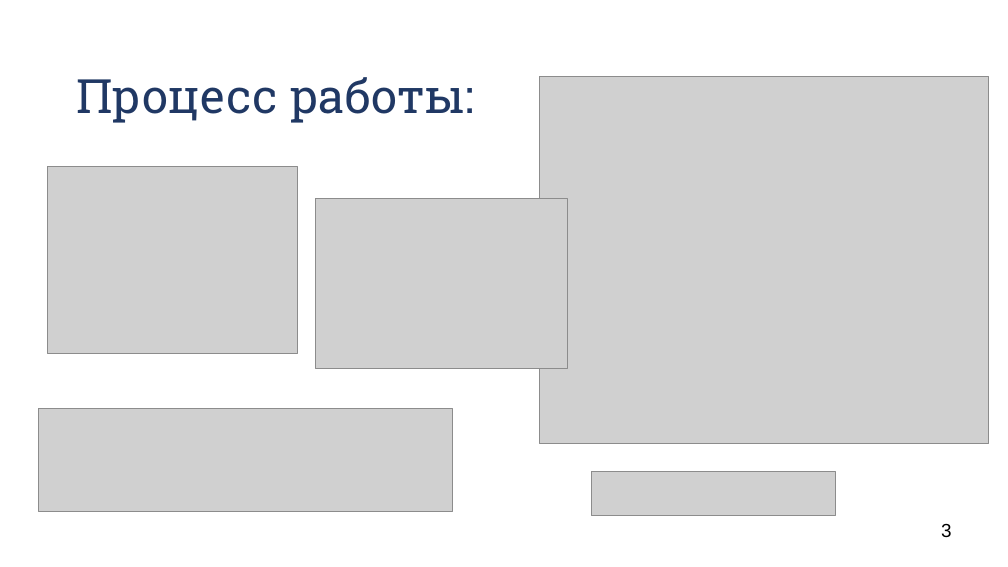
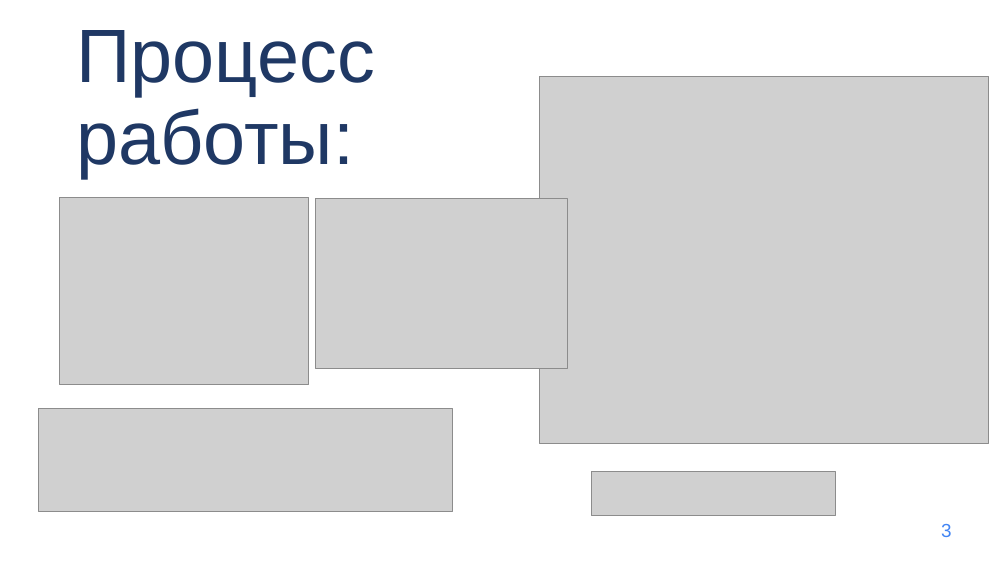
Before and after one commit to DLaaren/PGLab-postgresql-proxy-extension, a slide deck: slide 3 of proxy.pptx. Drawn at 1008x567 pixels with LibreOffice and Linux fonts; fonts in the diff are those of the drawing; grey boxes stand for pictures; background and template pictures are left out. Boxes give left, top, right and bottom in pixels: in the first picture for what was removed or moved away, otherwise in the second. Text is boxed around its words. In the diff, an @@ line names an element or a change of style, - is before the commit and + after.

```diff
--- a/proxy.pptx
+++ b/proxy.pptx
@@ title "Процесс работы:" at (x1=76, y1=30, x2=374, y2=178): size 45 to 72 pt, font Roboto Slab to Arial, text colour #203864 to #1F3864 @@
@@ picture moved from (x1=48, y1=166, x2=297, y2=354) to (x1=59, y1=197, x2=309, y2=385) @@
@@ text "3" at (x1=941, y1=524, x2=952, y2=537): text colour #000000 to #4285F4 @@
```
Also in this commit, not shown: 3 other slides changed, 6 slides added, 3 slides removed.
